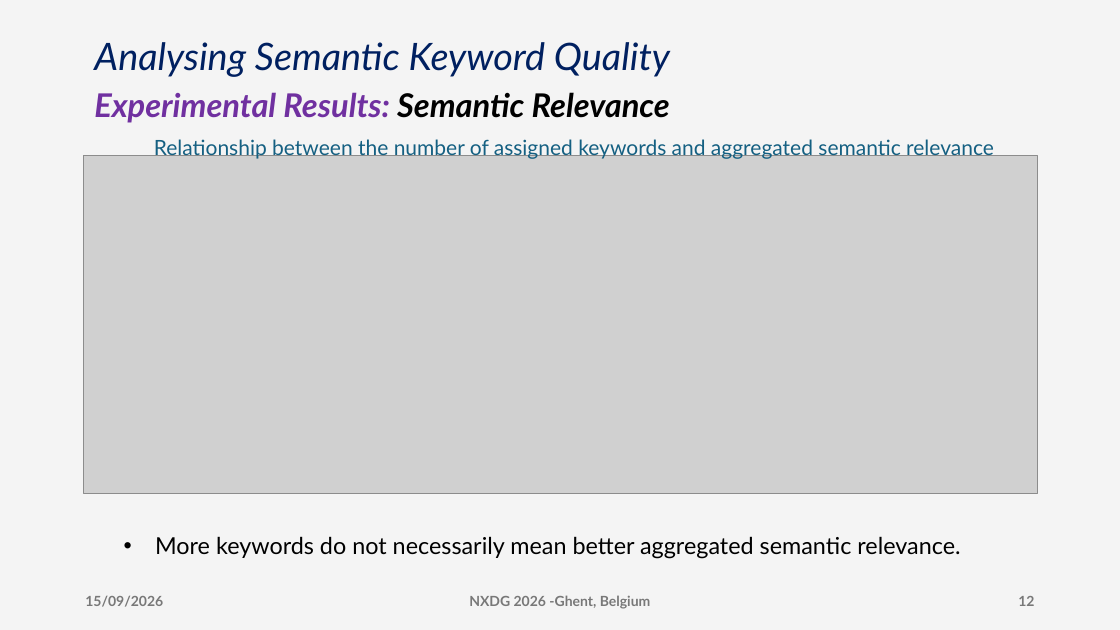
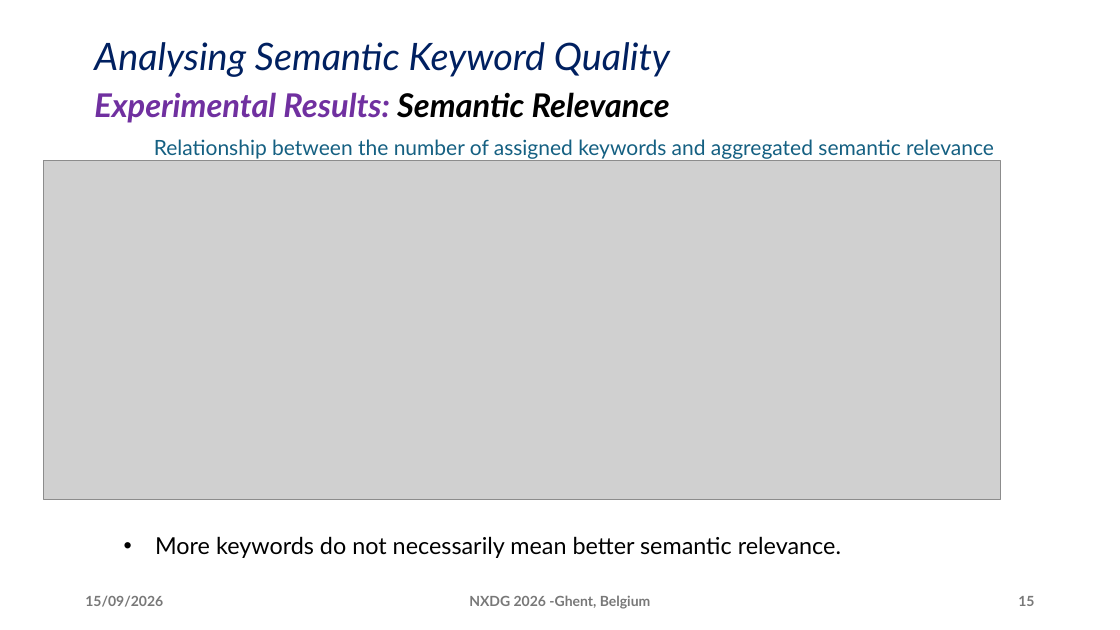
Before and after one commit to DeperiasKerre/deperiaskerre.github.io, a slide deck: slide 15 of slides/nxdg_2026_Deperias.pptx (slide 12 before the commit). Drawn at 1120x630 pixels with LibreOffice and Linux fonts; fonts in the diff are those of the drawing; grey boxes stand for pictures. Boxes give left, top, right and bottom in pixels: in the first picture for what was removed or moved away, otherwise in the second. Text is boxed around its words. In the diff, an @@ line names an element or a change of style, - is before the commit and + after.

```diff
--- a/slides/nxdg_2026_Deperias.pptx
+++ b/slides/nxdg_2026_Deperias.pptx
@@ background #D1D1D1 at 23% opacity to #FFFFFF @@
@@ picture: place and size @@
-picture at [83, 155, 1038, 493]
+picture at [43, 160, 1001, 499]
@@ text at [155, 536, 841, 558]: text changed @@
-• More keywords do not necessarily mean better aggregated semantic relevance.
+• More keywords do not necessarily mean better semantic relevance.
@@ page number at [1018, 596, 1034, 606]: text changed @@
-12
+15
```
Also in this commit, not shown: 17 other slides changed, 3 slides added.
